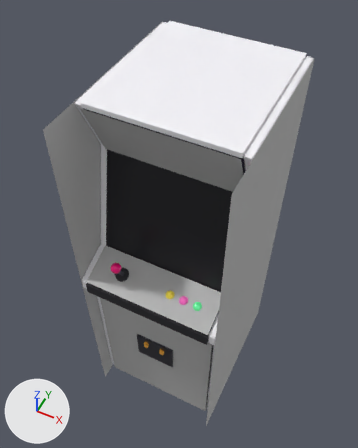
An edit to the glTF model pinocab.glb, drawn before and after from the same camera.
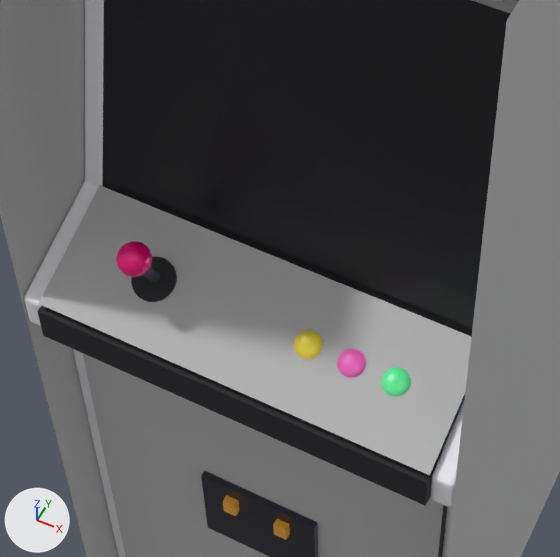
There are two pictures of each version: one whole from a 50 mm camera at (0.653, -1.418, 2.859) aimed at (-0.082, 0.053, 1.021), one close up on the part from 21% to 69% of the width and 42% to 81% of the height. The axes (+X, +Y, +Z) are drawn at lower left. The lights are the same throughout. The first two pictures are the older version. Where no turn or scale is listed for an object, it has been applied to the vertices. Vertices at exactly the same position are counted once.

Objects in the first close-up: 'art_deck', 'art_front', 'art_side_l', 'art_side_r', 'btn_0', 'btn_1', 'btn_2', 'coin_door', 'deck_lip', 'monitor', 'screen_bezel', 'side_l' and 9 more.
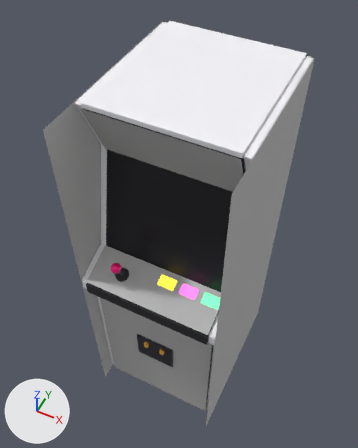
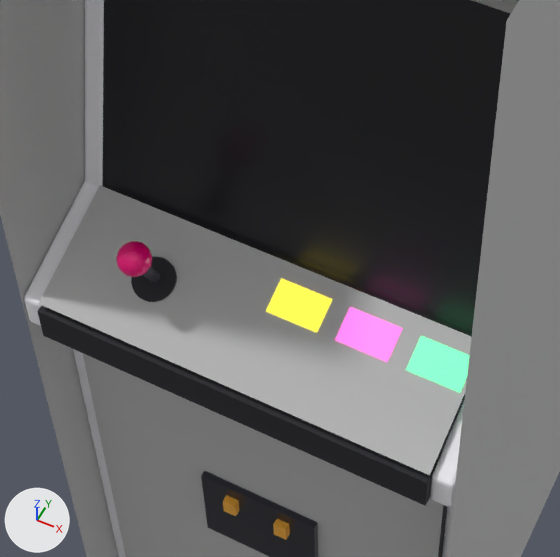
Location of each change, [x1, y1, x2, y2] in pixels of the close-ups (560 x 557 px):
'btn_2', recoloured, surface changed, reshaped, moved, rescaled: before [381, 367, 411, 397]; after [406, 336, 469, 393]
'btn_1', recoloured, surface changed, reshaped, moved, rescaled (130% wider, 87% taller): before [337, 349, 366, 378]; after [335, 307, 403, 362]
'btn_0', recoloured, surface changed, reshaped, moved, rescaled (123% wider, 87% taller): before [294, 330, 323, 359]; after [266, 278, 332, 333]

The change in detail:
Material 'btn_yellow' (mat_btn_yellow) changes colour from yellow #f8e23f to yellow #85791d; in linear values from (0.94, 0.76, 0.05) to (0.235, 0.19, 0.0125).
In material 'btn_yellow' (mat_btn_yellow), emission_strength is now set to 1.504.
In material 'btn_yellow' (mat_btn_yellow), emission_color is now set to (1.0, 0.809, 0.0532), yellow #ffe841.
Material 'btn_magenta' (mat_btn_magenta) changes colour from pink #f969c4 to purple #863568; in linear values from (0.95, 0.14, 0.55) to (0.237, 0.035, 0.138).
In material 'btn_magenta' (mat_btn_magenta), emission_strength is now set to 1.52.
In material 'btn_magenta' (mat_btn_magenta), emission_color is now set to (1.0, 0.147, 0.579), pink #ff6bc8.
Material 'btn_green' (mat_btn_green) changes colour from green #65f9a0 to green #338653; in linear values from (0.13, 0.95, 0.35) to (0.0325, 0.237, 0.0875).
In material 'btn_green' (mat_btn_green), emission_strength is now set to 1.52.
In material 'btn_green' (mat_btn_green), emission_color is now set to (0.137, 1.0, 0.368), green #67ffa3.
me_btn_0 is used by ob_btn_0; location (0.08, -0.357, 1.051); rotation (0.381, 0.0, 0.0), in degrees (22, 0, 0); scale (1.0, 1.0, 0.5).
me_btn_0 had 200 vertices, 396 faces and spanned x -0.0197..0.0197, y -0.02..0.02, z -0.02..0.02.
me_btn_0 now has 8 vertices, 12 faces and spans x -0.5..0.5, y -0.5..0.5, z -0.5..0.5.
me_btn_0 part 1: the whole mesh is rebuilt.
me_btn_1 is used by ob_btn_1; location (0.145, -0.357, 1.051); rotation (0.381, 0.0, 0.0), in degrees (22, 0, 0); scale (1.0, 1.0, 0.5).
me_btn_1 had 200 vertices, 396 faces and spanned x -0.0197..0.0197, y -0.02..0.02, z -0.02..0.02.
me_btn_1 now has 8 vertices, 12 faces and spans x -0.5..0.5, y -0.5..0.5, z -0.5..0.5.
me_btn_1 part 2: the whole mesh is rebuilt.
me_btn_2 is used by ob_btn_2; location (0.21, -0.357, 1.051); rotation (0.381, 0.0, 0.0), in degrees (22, 0, 0); scale (1.0, 1.0, 0.5).
me_btn_2 had 200 vertices, 396 faces and spanned x -0.0197..0.0197, y -0.02..0.02, z -0.02..0.02.
me_btn_2 now has 8 vertices, 12 faces and spans x -0.5..0.5, y -0.5..0.5, z -0.5..0.5.
me_btn_2 part 3: the whole mesh is rebuilt.
Object 'btn_0' (ob_btn_0) moves from (0.08, -0.357, 1.051) to (0.045, -0.313, 1.061).
Object 'btn_0' (ob_btn_0) is rescaled from (1.0, 1.0, 0.5) to (0.078, 0.05, 0.018).
Object 'btn_1' (ob_btn_1) moves from (0.145, -0.357, 1.051) to (0.15, -0.313, 1.061).
Object 'btn_1' (ob_btn_1) is rescaled from (1.0, 1.0, 0.5) to (0.078, 0.05, 0.018).
Object 'btn_2' (ob_btn_2) moves from (0.21, -0.357, 1.051) to (0.255, -0.313, 1.061).
Object 'btn_2' (ob_btn_2) is rescaled from (1.0, 1.0, 0.5) to (0.078, 0.05, 0.018).
